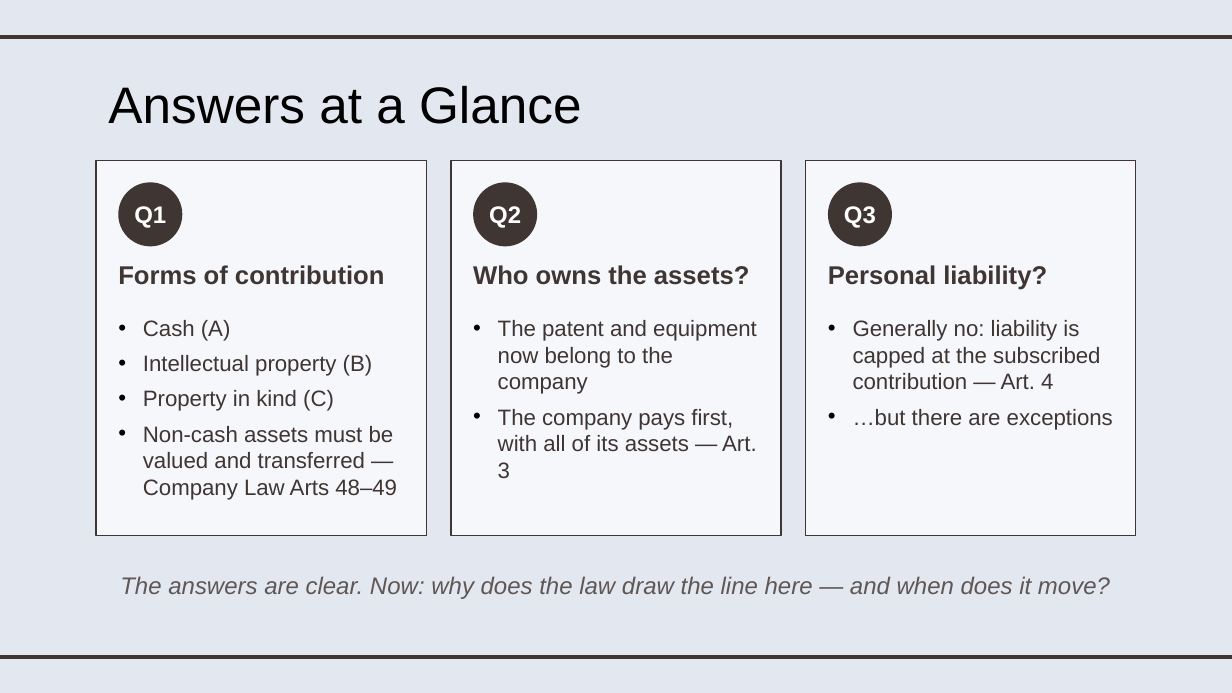
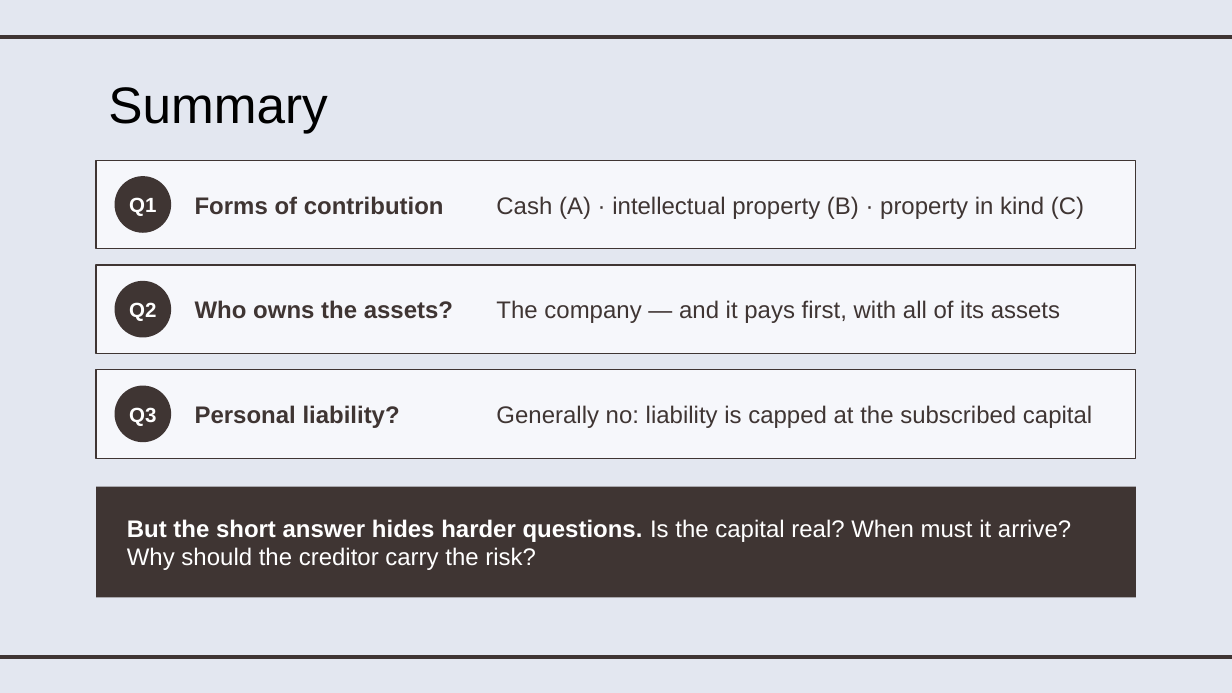
Before and after one commit to joycelynqxq-lab/my-project, a slide deck: slide 3 of 英文部分_English_Part.pptx. Drawn at 1232x693 pixels with LibreOffice and Linux fonts; fonts in the diff are those of the drawing. Boxes give left, top, right and bottom in pixels: in the first picture for what was removed or moved away, otherwise in the second. Text is boxed around its words. In the diff, an @@ line names an element or a change of style, - is before the commit and + after.

```diff
--- a/英文部分_English_Part.pptx
+++ b/英文部分_English_Part.pptx
@@ title at bbox=[108, 87, 327, 133]: text changed @@
-Answers at a Glance
+Summary
@@ rectangle: place and size @@
-rectangle at bbox=[96, 160, 426, 536]
+rectangle at bbox=[96, 160, 1136, 249]
@@ ellipse: place and size @@
-ellipse at bbox=[118, 182, 182, 246]
+ellipse at bbox=[115, 176, 171, 233]
@@ text "Forms of contribution": place and size @@
-text "Forms of contribution" at bbox=[118, 265, 384, 285]
+text "Forms of contribution" at bbox=[195, 196, 444, 215]
@@ vertical alignment top to middle in 3 elements at bbox=[496, 405, 1092, 428], bbox=[496, 300, 1060, 323], bbox=[496, 196, 1084, 219] @@
@@ text at bbox=[496, 196, 1084, 219]: text changed; size 13 to 14 pt @@
-• Cash (A)
-• Intellectual property (B)
-• Property in kind (C)
-• Non-cash assets must be valued and transferred — Company Law Arts 48–49
+Cash (A) · intellectual property (B) · property in kind (C)
@@ rectangle: place and size @@
-rectangle at bbox=[451, 160, 781, 536]
+rectangle at bbox=[96, 265, 1136, 354]
@@ text "Who owns the assets?": place and size @@
-text "Who owns the assets?" at bbox=[473, 265, 750, 285]
+text "Who owns the assets?" at bbox=[195, 300, 453, 319]
@@ text "Q2": place and size @@
-text "Q2" at bbox=[489, 206, 521, 228]
+text "Q2" at bbox=[129, 302, 156, 321]
@@ ellipse: place and size @@
-ellipse at bbox=[473, 182, 537, 246]
+ellipse at bbox=[115, 281, 171, 338]
@@ text at bbox=[496, 300, 1060, 323]: text changed; size 13 to 14 pt @@
-• The patent and equipment now belong to the company
-• The company pays first, with all of its assets — Art. 3
+The company — and it pays first, with all of its assets
@@ rectangle: place and size @@
-rectangle at bbox=[806, 160, 1136, 536]
+rectangle at bbox=[96, 370, 1136, 458]
@@ size 14 to 12 pt in 3 elements at bbox=[129, 197, 156, 216], bbox=[129, 302, 156, 321], bbox=[129, 407, 156, 426] @@
@@ text "Q3": place and size @@
-text "Q3" at bbox=[844, 206, 876, 228]
+text "Q3" at bbox=[129, 407, 156, 426]
@@ ellipse: place and size @@
-ellipse at bbox=[828, 182, 892, 246]
+ellipse at bbox=[115, 386, 171, 442]
@@ size 15 to 14 pt; vertical alignment top to middle in 3 elements at bbox=[195, 196, 444, 215], bbox=[195, 300, 453, 319], bbox=[195, 405, 400, 428] @@
@@ text "Personal liability?": place and size @@
-text "Personal liability?" at bbox=[828, 265, 1047, 290]
+text "Personal liability?" at bbox=[195, 405, 400, 428]
@@ text at bbox=[496, 405, 1092, 428]: text changed; size 13 to 14 pt @@
-• Generally no: liability is capped at the subscribed contribution — Art. 4
-• …but there are exceptions
+Generally no: liability is capped at the subscribed capital
@@ rectangle added at bbox=[96, 487, 1136, 598], fill #3F3533 @@
@@ text added at bbox=[127, 519, 1071, 570], 14 pt, text #FFFFFF @@
+But the short answer hides harder questions. Is the capital real? When must it arrive? Why should the creditor carry the risk?
@@ text removed at bbox=[120, 576, 1110, 599] @@
-The answers are clear. Now: why does the law draw the line here — and when does it move?
```
Also in this commit, not shown: 2 other slides changed, 10 slides added, 9 slides removed, 1 other file.
